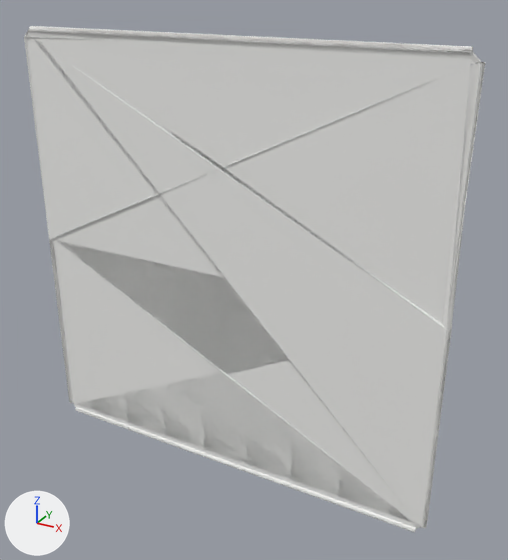
Renders of the glTF model models/mrsim/7x7Mat.glb from each side of a commit.
Rendered twice from a 50 mm lens placed at (2.25, -3.67, 1.86), pointed at (0.19, 0.08, -0.02). The axes (+X, +Y, +Z) are drawn at lower left. The lights are the same throughout. The first picture is the older version. Vertices at exactly the same position are counted once.
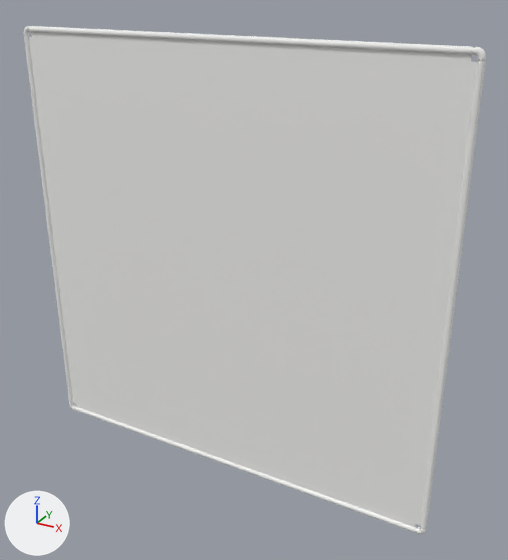
Pixel boxes [x1, y1, x2, y2] of what changed, in the pictures (508 x 560 px):
'Mesh_0', reshaped
    before: [24, 26, 485, 533]
    after: [23, 26, 486, 534]
part 1 of me_mesh_0, added
    after: [417, 527, 426, 534]
part 2 of me_mesh_0, added
    after: [23, 26, 30, 35]
part 3 of me_mesh_0, added
    after: [474, 47, 486, 59]

The change, as a list of edits to the scene's bpy script:
```text
Change me_mesh_0:
    used by ob_mesh_0; location = (0.0, 0.0, 0.0)
    remove me_mesh_0.from_pydata(...)  # 352 vertices, 892 faces; spans x -1.52..1.52, y -0.04..0.0, z -1.52..1.52
    add me_mesh_0.from_pydata(...)  # 2064 vertices, 4122 faces; spans x -1.52..1.52, y -0.04..0.0, z -1.52..1.52
    me_mesh_0 part 1: a new loose piece of 300 vertices spanning x 1.47..1.52, y -0.04..0.0, z -1.52..-1.47, in mat_material_0 (white #f3f3f1)
    me_mesh_0 part 2: a new loose piece of 300 vertices spanning x -1.52..-1.47, y -0.04..0.0, z 1.46..1.52, in mat_material_0 (white #f3f3f1)
    me_mesh_0 part 3: a new loose piece of 300 vertices spanning x 1.47..1.52, y -0.04..0.0, z 1.46..1.52, in mat_material_0 (white #f3f3f1)
    other edits to the shape of me_mesh_0 do not show in these pictures
```
